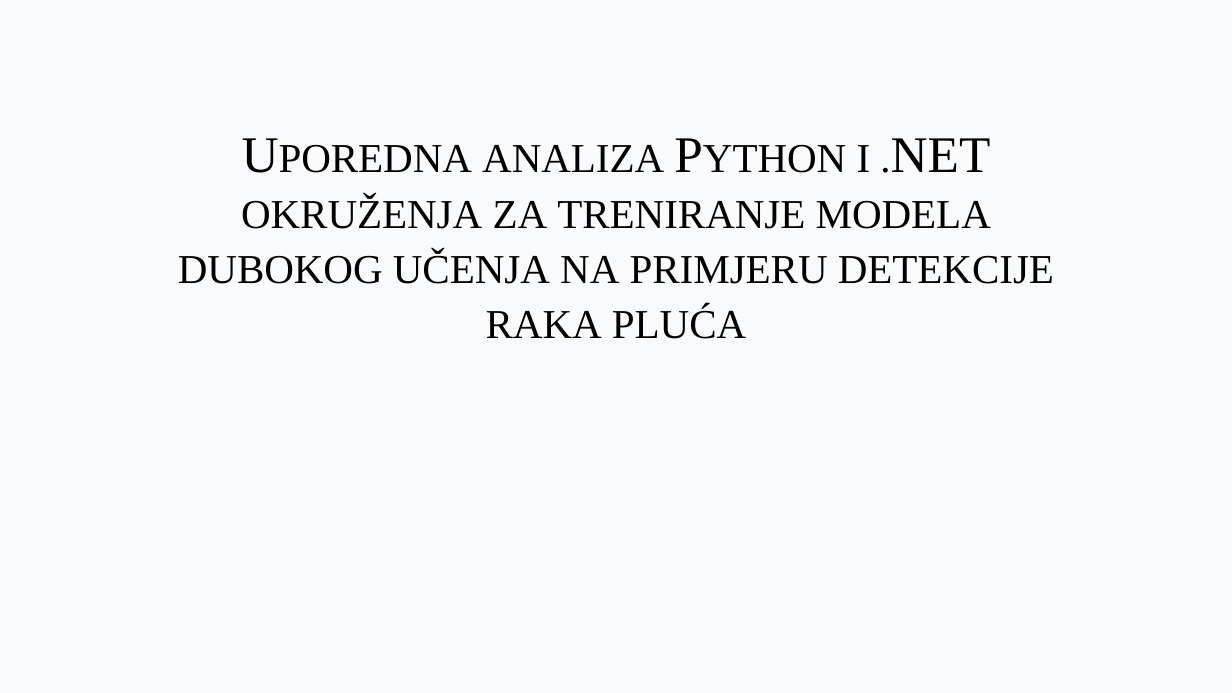
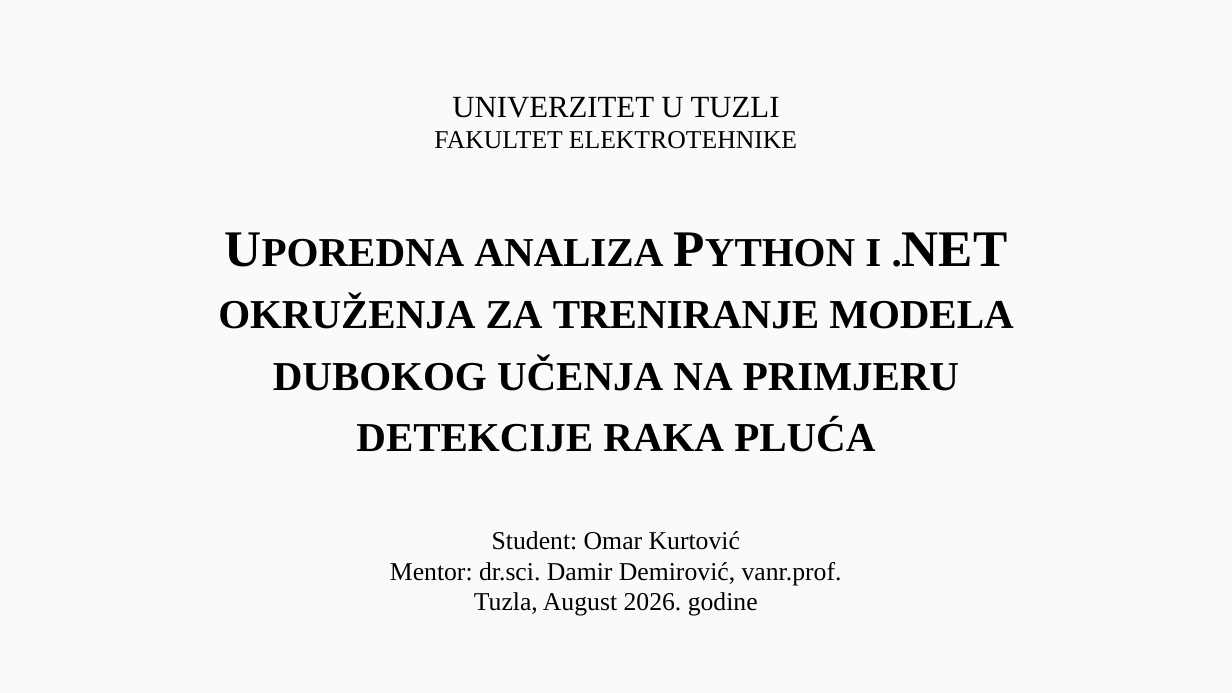
Before and after one commit to omarkurtovic/ml-dotnet-vs-python, a slide deck: slide 1 of Presentation/Komparativna analiza ML metodologija.pptx. Drawn at 1232x693 pixels with LibreOffice and Linux fonts; fonts in the diff are those of the drawing. Boxes give left, top, right and bottom in pixels: in the first picture for what was removed or moved away, otherwise in the second. Text is boxed around its words. In the diff, an @@ line names an element or a change of style, - is before the commit and + after.

```diff
--- a/Presentation/Komparativna analiza ML metodologija.pptx
+++ b/Presentation/Komparativna analiza ML metodologija.pptx
@@ title at (218, 96, 1013, 616): text changed; size 40 to 20 pt @@
-Uporedna analiza Python i .NET okruženja za treniranje modela dubokog učenja na primjeru detekcije raka pluća
+UNIVERZITET U TUZLI
+FAKULTET ELEKTROTEHNIKE
+Uporedna analiza Python i .NET okruženja za treniranje modela dubokog učenja na primjeru detekcije raka pluća
+Student: Omar Kurtović
+Mentor: dr.sci. Damir Demirović, vanr.prof.
+Tuzla, August 2026. godine
```
Also in this commit, not shown: 3 other slides changed, 2 slides added, 3 slides removed.
